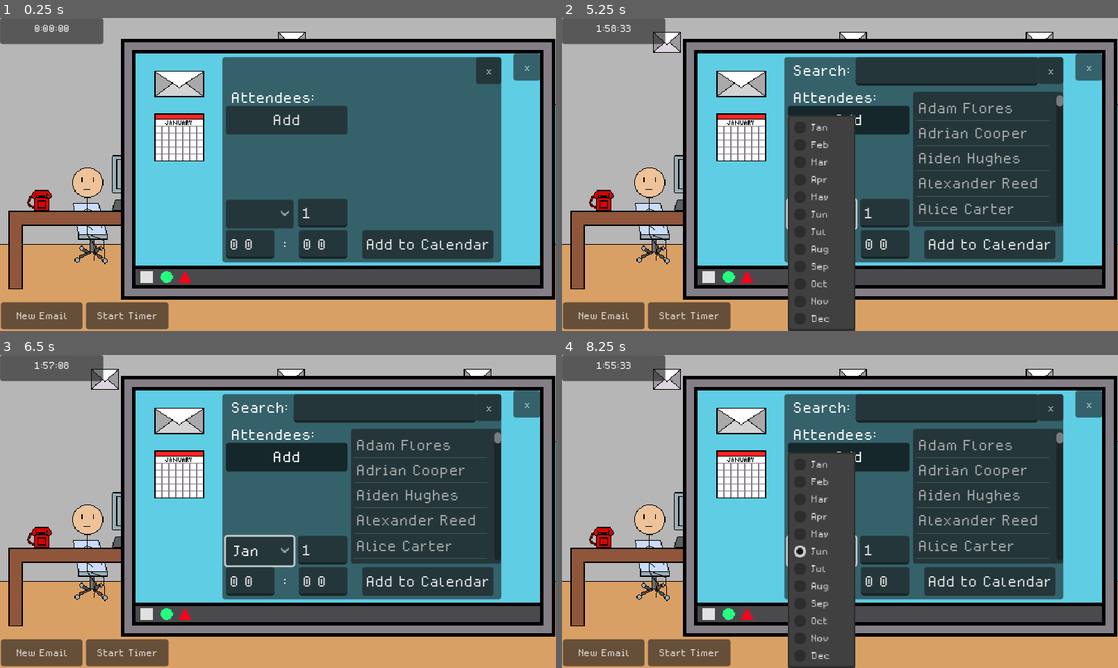
Above: before the commit, frames 1-4 (two rows, left to right).
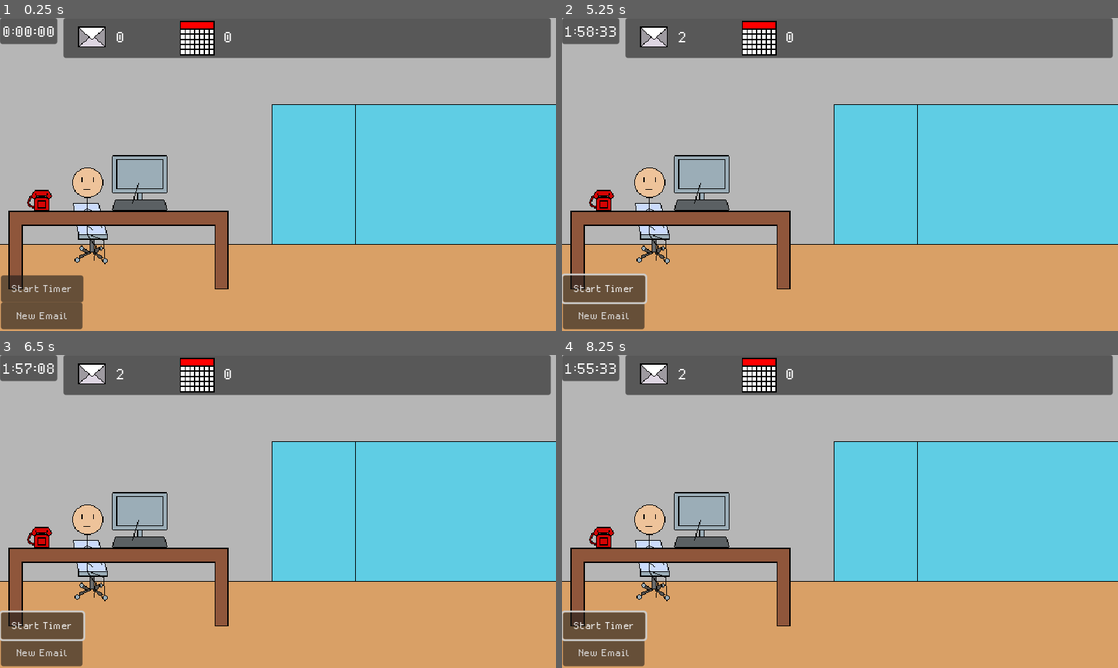
Above: after the commit, the same moments.

Repository: kelleralex04/Brackey-s-Game-Jam
Game: Godot game, scene res://Scenes/main.tscn
Two runs of this game, one before a commit and one after it. Both use one fixed random seed, a clock stepped at 60 frames per second and the inputs below.
Inputs (mouse positions are in pixels of both pictures, inside the frame that each line leads up to):
- Up to frame 1 (0.25 s): no input
- Up to frame 2 (5.25 s): click (990, 243) at 0.5 s, where only the run before the commit has a clickable "Add to Calendar"; click "New Email" at 1.25 s; click "New Email" at 2 s; click "Start Timer" at 2.75 s; click "Start Timer" at 3.5 s; click (851, 121) at 4.25 s, where only the run before the commit has a clickable "Add"; click (823, 215) at 5.02 s
- Up to frame 3 (6.5 s): click (289, 458) at 5.75 s, where only the run before the commit has a clickable "Add"
- Up to frame 4 (8.25 s): click (823, 552) at 6.5 s, where only the run before the commit has a clickable "Jan"; click (823, 552) at 7.25 s, where only the run before the commit has a clickable "Jan"; click (823, 552) at 8 s, where only the run before the commit has a clickable "Jun"

The runs differ from the first frame. In frame 1, 71% of the frame differs, in the area x 0-100%, y 0-100%; in frame 2, 72%; in frame 3, 71%; in frame 4, 72%.
Error before the commit: Out of bounds get index '0' (on base: 'Array') (res://Scenes/main.gd:439)

Commit message:
adds counter for email and meeting tasks, fixes calendar check to accept out of order attendees

Diff:
--- a/Scenes/email_task.tscn
+++ b/Scenes/email_task.tscn
@@ -12,7 +12,8 @@
 
 [node name="TextureRect" type="TextureRect" parent="."]
 layout_mode = 0
+offset_top = -12.0
 offset_right = 32.0
-offset_bottom = 24.0
+offset_bottom = 12.0
 texture = ExtResource("2_0fi4y")
 stretch_mode = 2
--- a/Scenes/main.gd
+++ b/Scenes/main.gd
@@ -6,7 +6,8 @@
 @onready var example_email_label: Label = $Screen/ExampleEmailPanel/ExampleEmailLabel
 @onready var email_input: email_class = $Screen/EmailInput
 @onready var example_email: Panel = $Screen/ExampleEmailPanel
-@onready var taskbar: HBoxContainer = $Taskbar
+@onready var taskbar_panel: Panel = $TaskbarPanel
+@onready var email_count_label: Label = $TaskbarPanel/EmailCountLabel
 @onready var email_task: Control = $Taskbar/EmailTask
 @onready var timer: Timer = $Timer
 @onready var time_left: Label = $TimerPanel/TimeLeft
@@ -36,6 +37,7 @@
 @onready var day_picker: SpinBox = $Screen/CalendarPanel/DayPicker
 @onready var hour_picker: SpinBox = $Screen/CalendarPanel/HourPicker
 @onready var minute_picker: SpinBox = $Screen/CalendarPanel/MinutePicker
+@onready var meeting_count_label: Label = $TaskbarPanel/MeetingCountLabel
 
 var minutes: int
 var seconds: int
@@ -60,6 +62,7 @@
 var meeting_attendees: Array
 var email_opened := false
 var icon_opened := false
+var email_count := 0
 
 var calendar_list: Array = [
 	['Jan', 31],
@@ -215,8 +218,8 @@
 	cur_attendee_button = add_attendee_1
 	attendee_buttons = [add_attendee_1, add_attendee_2, add_attendee_3]
 
-	example_email_label.text = choose_email()
-	email_queue.append([email_task, example_email_label.text])
+	#example_email_label.text = choose_email()
+	#email_queue.append([email_task, example_email_label.text])
 
 	for i in company_employee:
 		for j in 3:
@@ -253,8 +256,10 @@
 func send_email():
 	if email_input.text == example_email_label.text:
 		#_on_desktop_clicked()
-		email_queue[0][0].queue_free()
+		#email_queue[0][0].queue_free()
+		icon_opened = false
 		email_queue.pop_front()
+		email_count_label.text = str(email_queue.size())
 		var temp_timer = Timer.new()
 		await get_tree().create_timer(0.01).timeout
 		email_input.text = ''
@@ -340,8 +345,7 @@
 	var email_task_scene = preload('res://Scenes/email_task.tscn')
 	var new_email_task = email_task_scene.instantiate()
 	email_queue.append([new_email_task, choose_email()])
-
-	taskbar.add_child(new_email_task)
+	email_count_label.text = str(email_queue.size())
 
 func _on_start_timer_pressed() -> void:
 	timer.start(timer.wait_time)
@@ -437,13 +441,19 @@
 
 func _on_add_to_calendar_pressed() -> void:
 	if month_picker.text == meeting_queue[0][1] and int(day_picker.value) == int(meeting_queue[0][2]) and str(hour_picker.value) == meeting_queue[0][3] and str(minute_picker.value) == meeting_queue[0][4]:
+		var temp_array = []
+		var good_attendees := true
 		for i in meeting_queue[0][0].size():
-			if meeting_queue[0][0][i] == attendee_buttons[i].text:
-				print('good')
-			else:
+			temp_array.append(attendee_buttons[i].text)
+		for i in meeting_queue[0][0].size():
+			if meeting_queue[0][0][i] not in temp_array:
+				good_attendees = false
 				game_over()
-	else:
-		game_over()
+		if good_attendees:
+			meeting_queue.pop_front()
+			meeting_count_label.text = str(meeting_queue.size())
+			if !meeting_queue.size():
+				calendar_panel.visible = false
 
 func _on_continue_call_pressed() -> void:
 	continue_call.visible = false
@@ -456,6 +466,7 @@
 		var opt_zero: String = '0' if minute < 10 else ''
 		minute = opt_zero + str(minute)
 		meeting_queue.append([meeting_attendees, calendar_list[month][0], randi_range(1, calendar_list[month][1]) , str(randi_range(0, 23)),  minute])
+		meeting_count_label.text = str(meeting_queue.size())
 		var all_attendees = ''
 		for i in meeting_attendees:
 			all_attendees += '\n' + i
--- a/Scenes/main.tscn
+++ b/Scenes/main.tscn
@@ -7,6 +7,7 @@
 [ext_resource type="PackedScene" uid="uid://bx4jtaudukp2x" path="res://Scenes/email_task.tscn" id="4_g8ask"]
 [ext_resource type="PackedScene" uid="uid://c5713bjf7ax0x" path="res://Scenes/phone.tscn" id="5_skwty"]
 [ext_resource type="Texture2D" uid="uid://lkv7pcombhf5" path="res://Assets/Sprites/desk.png" id="7_8wov8"]
+[ext_resource type="Texture2D" uid="uid://dr7ihbh7uiu1g" path="res://Assets/Sprites/calendar_task_icon.png" id="7_frmic"]
 [ext_resource type="Texture2D" uid="uid://bpbc0q840g406" path="res://Assets/Sprites/john_office.png" id="7_lthcq"]
 [ext_resource type="Texture2D" uid="uid://dge34nelojwkh" path="res://Assets/Sprites/screen.png" id="8_3seal"]
 [ext_resource type="FontFile" uid="uid://djd4rrfcad36n" path="res://Assets/Fonts/MedodicaRegular.otf" id="10_0t7c4"]
@@ -58,23 +59,55 @@
 offset_bottom = 312.0
 texture = ExtResource("7_8wov8")
 
-[node name="Taskbar" type="HBoxContainer" parent="."]
-custom_minimum_size = Vector2(640, 32)
-anchors_preset = 10
-anchor_right = 1.0
-offset_right = 640.0
-offset_bottom = 32.0
-grow_horizontal = 2
-alignment = 1
-
-[node name="EmailTask" parent="Taskbar" instance=ExtResource("4_g8ask")]
-layout_mode = 2
+[node name="TaskbarPanel" type="Panel" parent="."]
+offset_left = 73.0
+offset_right = 634.0
+offset_bottom = 46.0
+
+[node name="MeetingTask" type="Control" parent="TaskbarPanel"]
+layout_mode = 2
+anchors_preset = 0
+offset_bottom = 46.0
+
+[node name="MeetingTaskIcon" type="TextureRect" parent="TaskbarPanel/MeetingTask"]
+layout_mode = 0
+offset_left = 134.0
+offset_top = 3.0
+offset_right = 174.0
+offset_bottom = 43.0
+texture = ExtResource("7_frmic")
+
+[node name="MeetingCountLabel" type="Label" parent="TaskbarPanel"]
+layout_mode = 0
+offset_left = 184.0
+offset_top = 10.0
+offset_right = 224.0
+offset_bottom = 34.0
+theme_override_font_sizes/font_size = 24
+text = "0"
+
+[node name="EmailTask" parent="TaskbarPanel" instance=ExtResource("4_g8ask")]
+layout_mode = 2
+offset_left = 17.0
+offset_top = 22.0
+offset_right = 17.0
+offset_bottom = 22.0
+
+[node name="EmailCountLabel" type="Label" parent="TaskbarPanel"]
+layout_mode = 0
+offset_left = 60.0
+offset_top = 10.0
+offset_right = 100.0
+offset_bottom = 34.0
+theme_override_font_sizes/font_size = 24
+text = "0"
 
 [node name="Screen" type="TextureRect" parent="."]
+visible = false
 offset_left = 139.0
-offset_top = 24.0
+offset_top = 50.0
 offset_right = 639.0
-offset_bottom = 324.0
+offset_bottom = 350.0
 texture = ExtResource("8_3seal")
 
 [node name="EmailInput" parent="Screen" instance=ExtResource("3_im7m8")]
@@ -134,6 +167,7 @@
 horizontal_alignment = 1
 
 [node name="CalendarPanel" type="Panel" parent="Screen"]
+visible = false
 layout_mode = 0
 offset_left = 117.0
 offset_top = 21.0
@@ -428,14 +462,14 @@
 text = "New Email"
 
 [node name="StartTimer" type="Button" parent="."]
-offset_left = 99.0
-offset_top = 327.0
-offset_right = 194.0
-offset_bottom = 358.0
+offset_left = 1.0
+offset_top = 296.0
+offset_right = 96.0
+offset_bottom = 327.0
 text = "Start Timer"
 
 [node name="TimerPanel" type="Panel" parent="."]
-offset_right = 119.0
+offset_right = 66.0
 offset_bottom = 30.0
 
 [node name="TimeLeft" type="Label" parent="TimerPanel"]
@@ -451,6 +485,7 @@
 offset_bottom = 11.5
 grow_horizontal = 2
 grow_vertical = 2
+theme_override_font_sizes/font_size = 24
 text = "00:00"
 
 [node name="Timer" type="Timer" parent="."]
Binary file added: Assets/Sprites/calendar_task_icon.png
Not shown, added: Assets/Sprites/calendar_task_icon.png.import
Not shown: 1 places in Scenes/main.tscn that only renumber resources
